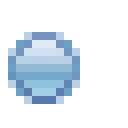
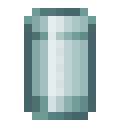
The second w=128, h=128 image is a revision of the first. Changes to its layers:
added layer "Layer 1" above "container" over [24, 8, 96, 120]
hid "container" (2nd of 2) over [8, 32, 80, 104]
